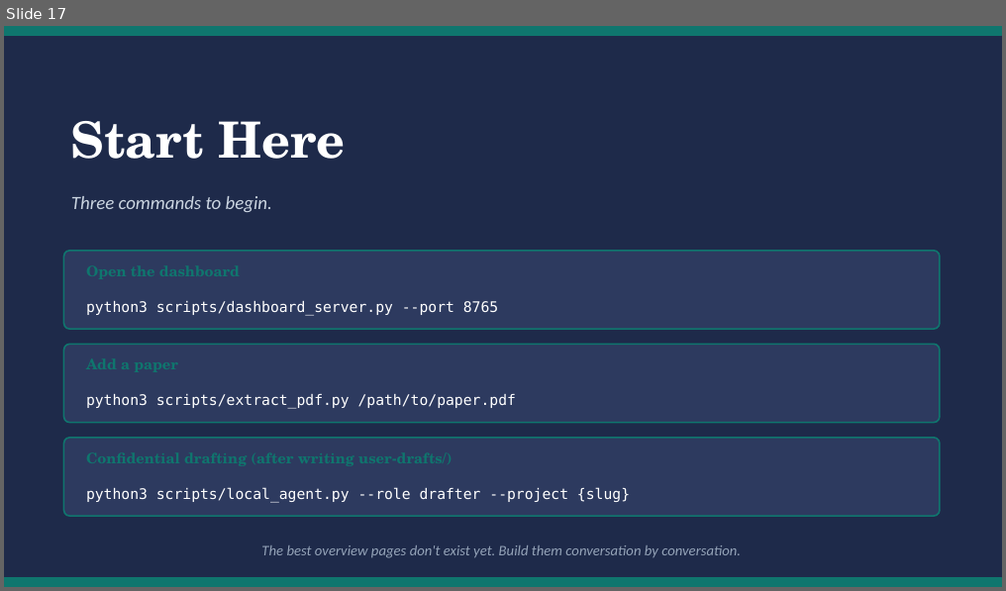
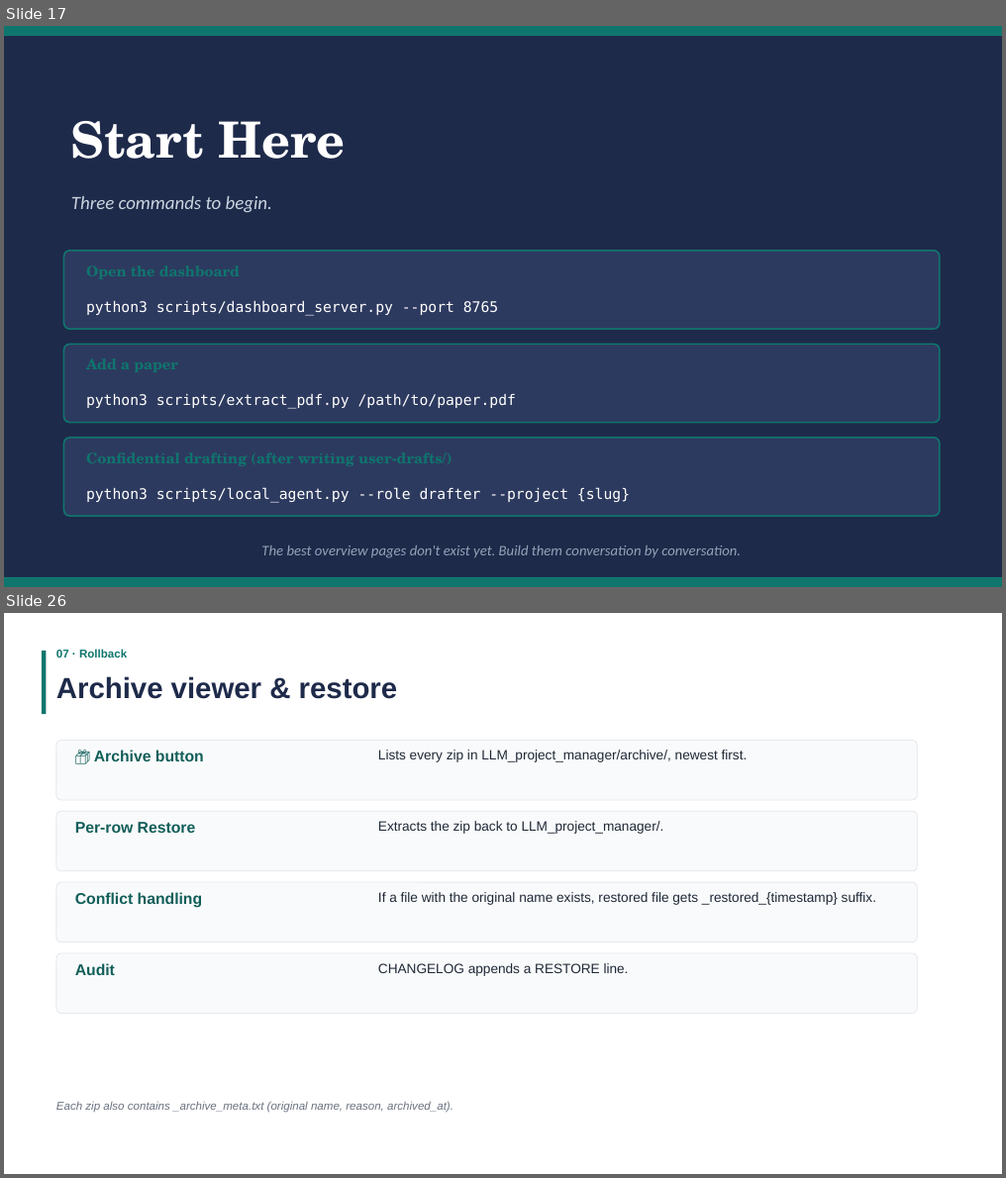
Before and after one commit to hyungeun-shimm/llm-wiki-research-stack, a slide deck: _system/docs/System_Philosophy_Guide.pptx. Shown one above the other, each under a label of ours: slide 17 before the commit, slides 17 and 26 after it; the slides between them are not shown. The pictures are 1006x591 and 1006x1178 pixels, drawn with LibreOffice and Linux fonts; fonts in the diff are those of the drawing. Boxes give left, top, right and bottom in pixels: in the first picture for what was removed or moved away, otherwise in the second. Text is boxed around its words. In the diff, an @@ line names an element or a change of style, - is before the commit and + after.

```diff
--- a/_system/docs/System_Philosophy_Guide.pptx
+++ b/_system/docs/System_Philosophy_Guide.pptx
@@ slide 26 added at box(4, 613, 1002, 1174), background #FFFFFF @@
@@ rectangle added at box(42, 651, 46, 714), fill #0F766E @@
@@ text added at box(56, 649, 127, 658), 11 pt, text #0F766E, bold @@
+07 · Rollback
@@ text added at box(56, 676, 398, 699), 28 pt, text #1E2A4A, bold @@
+Archive viewer & restore
@@ rounded rectangle added at box(56, 741, 918, 800), fill #F9FAFB, outline #E5E7EB 0.75 pt @@
@@ text added at box(94, 750, 204, 761), 15 pt, text #115E59, bold @@
+📦 Archive button
@@ text added at box(378, 750, 747, 762), 13 pt, text #1F2937 @@
+Lists every zip in LLM_project_manager/archive/, newest first.
@@ rounded rectangle added at box(56, 811, 918, 871), fill #F9FAFB, outline #E5E7EB 0.75 pt @@
@@ text added at box(75, 822, 196, 833), 15 pt, text #115E59, bold @@
+Per-row Restore
@@ text added at box(378, 821, 664, 834), 13 pt, text #1F2937 @@
+Extracts the zip back to LLM_project_manager/.
@@ rounded rectangle added at box(56, 882, 918, 943), fill #F9FAFB, outline #E5E7EB 0.75 pt @@
@@ text added at box(75, 892, 203, 908), 15 pt, text #115E59, bold @@
+Conflict handling
@@ text added at box(378, 892, 876, 905), 13 pt, text #1F2937 @@
+If a file with the original name exists, restored file gets _restored_{timestamp} suffix.
@@ rounded rectangle added at box(56, 954, 918, 1014), fill #F9FAFB, outline #E5E7EB 0.75 pt @@
@@ text added at box(75, 963, 115, 975), 15 pt, text #115E59, bold @@
+Audit
@@ text added at box(378, 963, 629, 976), 13 pt, text #1F2937 @@
+CHANGELOG appends a RESTORE line.
@@ text added at box(56, 1101, 453, 1113), 11 pt, text #6B7280, italic @@
+Each zip also contains _archive_meta.txt (original name, reason, archived_at).
```
Also in this commit, not shown: 12 other slides added, 29 other files.
